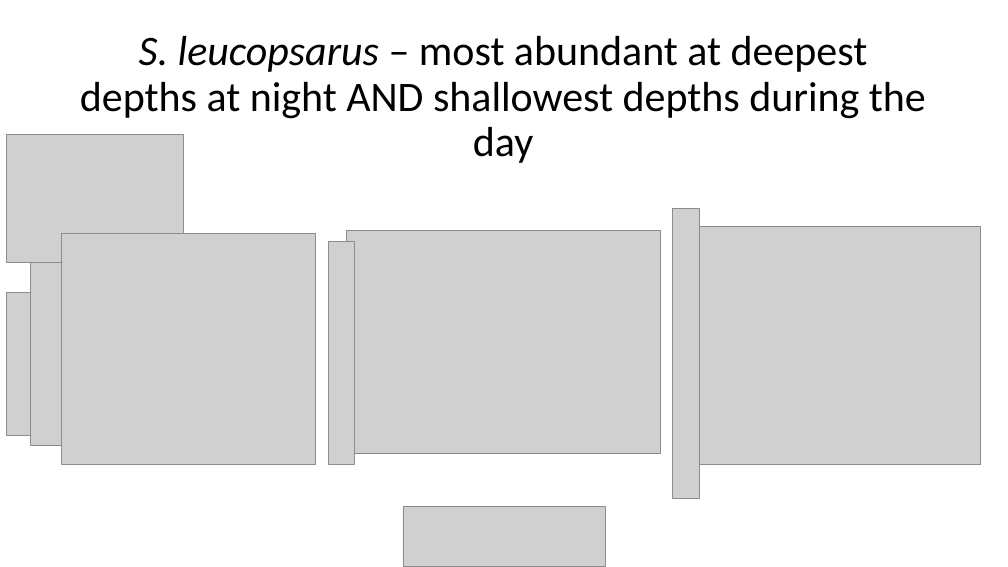
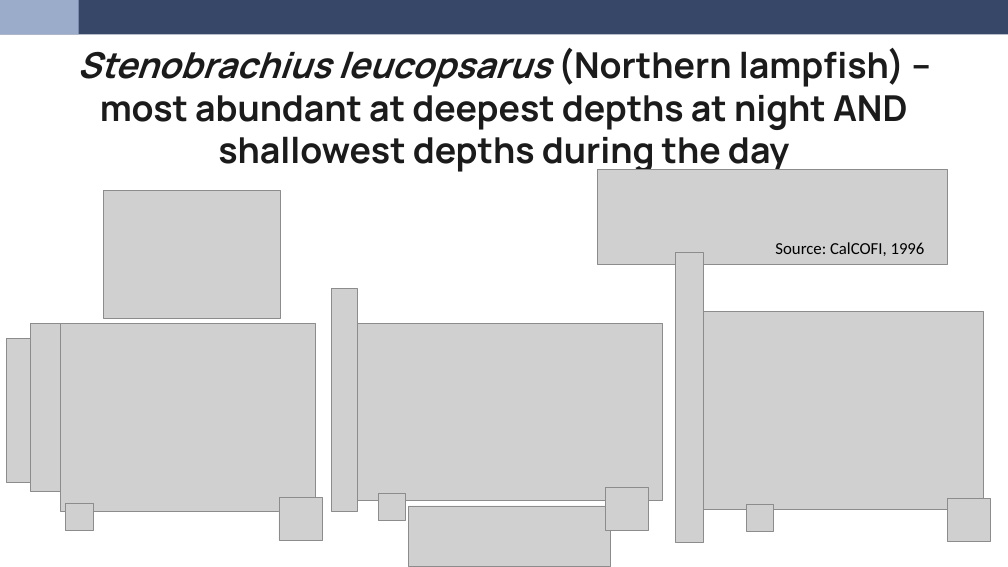
Before and after one commit to LukeABobay/larval-fish-community-analysis, a slide deck: slide 15 of PICES 2026 Presentation.pptx (slide 22 before the commit). Drawn at 1008x567 pixels with LibreOffice and Linux fonts; fonts in the diff are those of the drawing; grey boxes stand for pictures. Boxes give left, top, right and bottom in pixels: in the first picture for what was removed or moved away, otherwise in the second. Text is boxed around its words. In the diff, an @@ line names an element or a change of style, - is before the commit and + after.

Commit message:
Revise slides based on Su and Luke's feedback. Add background/template and images. Populate acknowledgements slide with text and logos

```diff
--- a/PICES 2026 Presentation.pptx
+++ b/PICES 2026 Presentation.pptx
@@ rectangle added at box(0, 0, 1008, 35), fill #374768 @@
@@ rectangle added at box(0, 0, 79, 35), fill #9BACCA @@
@@ title "Stenobrachius leucopsarus (Northern lampfish) – ..." at box(77, 48, 907, 174): vertical alignment middle to top @@
@@ title at box(77, 48, 907, 174): text changed; size 40 to 34 pt; font Calibri to Manrope; text colour #000000 to #1B1B1B; bold on @@
-S. leucopsarus – most abundant at deepest depths at night AND shallowest depths during the day
+Stenobrachius leucopsarus (Northern lampfish) – most abundant at deepest depths at night AND shallowest depths during the day
@@ picture added at box(597, 170, 948, 265) @@
@@ picture: place and size @@
-picture at box(6, 135, 183, 262)
+picture at box(104, 191, 281, 318)
@@ picture: place and size @@
-picture at box(673, 208, 700, 498)
+picture at box(676, 253, 703, 543)
@@ text added at box(775, 242, 925, 256), 16 pt, text #000000 @@
+Source: CalCOFI, 1996
@@ picture: place and size @@
-picture at box(328, 241, 355, 464)
+picture at box(331, 288, 358, 511)
@@ picture: place and size @@
-picture at box(30, 232, 70, 445)
+picture at box(30, 324, 70, 492)
@@ picture: place and size @@
-picture at box(61, 234, 315, 465)
+picture at box(61, 324, 315, 511)
@@ picture: place and size @@
-picture at box(346, 231, 660, 454)
+picture at box(349, 324, 663, 501)
@@ picture: place and size @@
-picture at box(698, 226, 981, 465)
+picture at box(701, 312, 984, 510)
@@ picture: place and size @@
-picture at box(6, 292, 30, 436)
+picture at box(6, 339, 30, 482)
@@ picture added at box(66, 504, 93, 531) @@
@@ picture added at box(279, 498, 322, 541) @@
@@ picture added at box(378, 493, 405, 520) @@
@@ picture: place and size @@
-picture at box(403, 507, 605, 566)
+picture at box(408, 506, 610, 566)
@@ picture added at box(605, 487, 648, 530) @@
@@ picture added at box(746, 504, 774, 532) @@
@@ picture added at box(948, 498, 991, 541) @@
```
Also in this commit, not shown: 15 other slides changed, 3 slides added, 10 slides removed.
